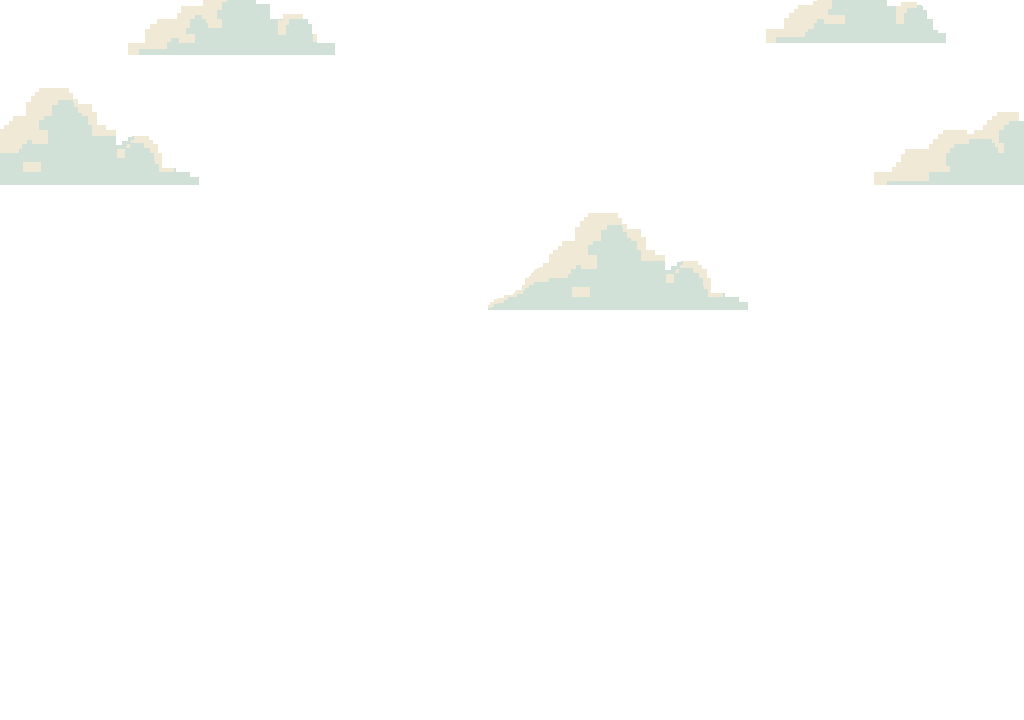
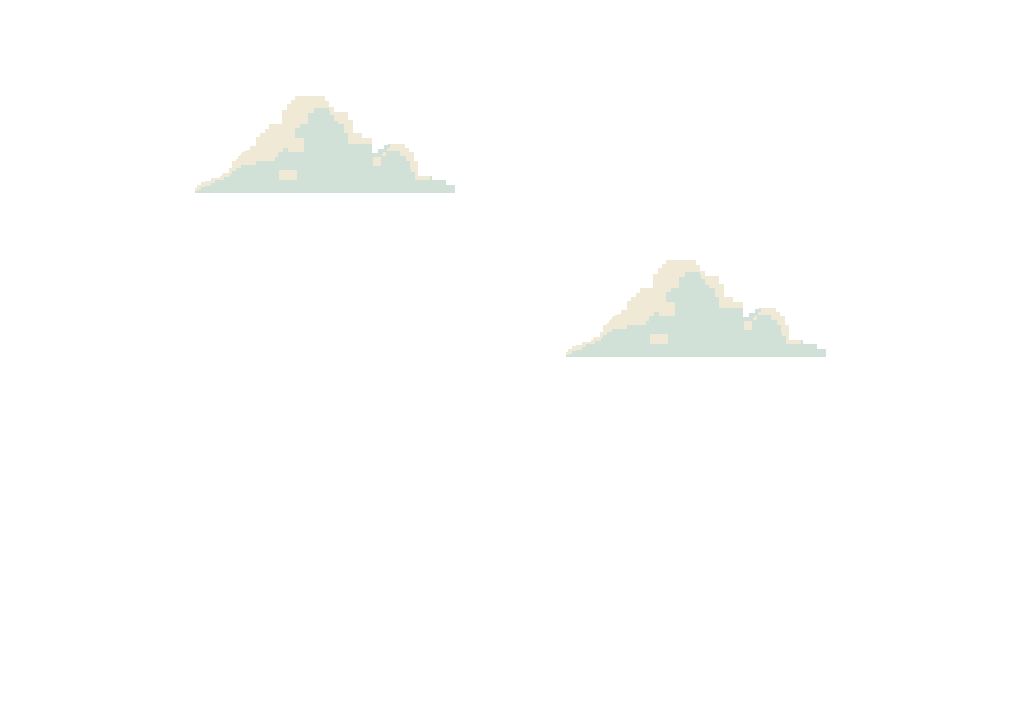
Comparing the layer stacks of the two (1024, 720) images. Changes:
added layer "Copia de Capa pegada #1" above "Copia de Capa pegada" over [left=195, top=96, right=455, bottom=193]
added layer "Copia de Capa pegada" above "Capa pegada" over [left=566, top=260, right=826, bottom=357]
painted on "Capa pegada" over [left=0, top=0, right=1024, bottom=310]
